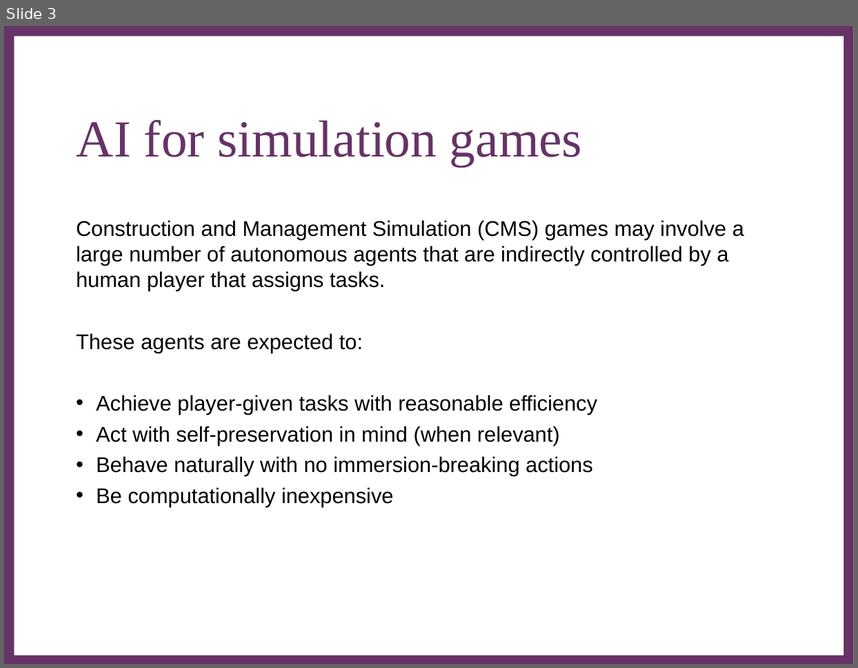
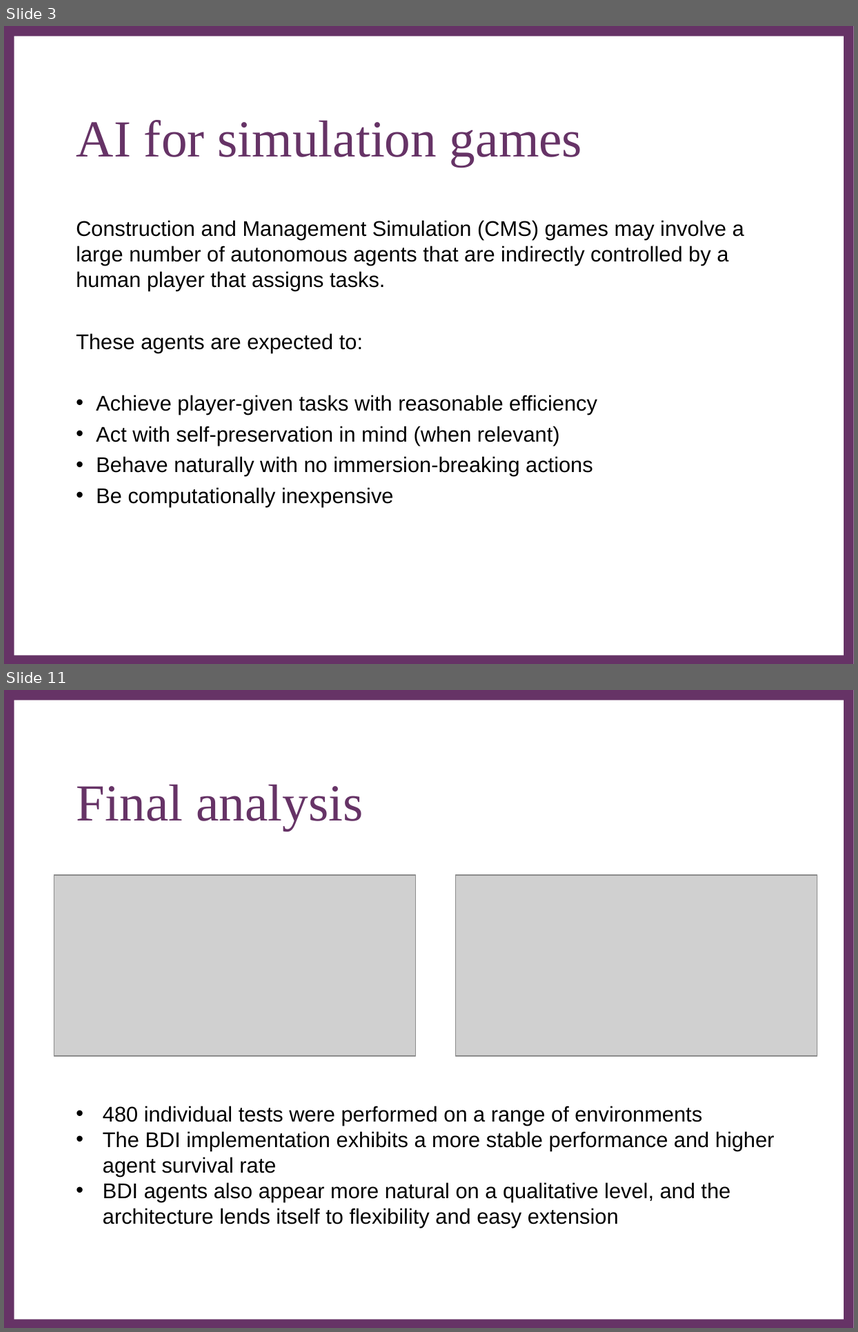
Before and after one commit to Metapyziks/Zombles, a slide deck: Documents/Presentation/zombles.ppt. Shown one above the other, each under a label of ours: slide 3 before the commit, slides 3 and 11 after it; the slides between them are not shown. The pictures are 858x668 and 858x1332 pixels, drawn with LibreOffice and Linux fonts; fonts in the diff are those of the drawing; grey boxes stand for pictures; background and template pictures are left out. Boxes give left, top, right and bottom in pixels: in the first picture for what was removed or moved away, otherwise in the second. Text is boxed around its words. In the diff, an @@ line names an element or a change of style, - is before the commit and + after.

```diff
--- a/Documents/Presentation/zombles.ppt
+++ b/Documents/Presentation/zombles.ppt
@@ slide 11 added at [4, 690, 854, 1328], background #FFFFFF; not listed: 2 template elements that a slide beside it also shows @@
@@ title added at [76, 784, 363, 830], 44 pt, text #663366 @@
+Final analysis
@@ picture added at [54, 876, 415, 1056] @@
@@ picture added at [455, 876, 817, 1056] @@
@@ text added at [103, 1105, 775, 1227], 18 pt, text #000000 @@
+• 480 individual tests were performed on a range of environments
+• The BDI implementation exhibits a more stable performance and higher agent survival rate
+• BDI agents also appear more natural on a qualitative level, and the architecture lends itself to flexibility and easy extension
```
Also in this commit, not shown: 5 slides changed, 4 other slides added, 5 slides removed.
